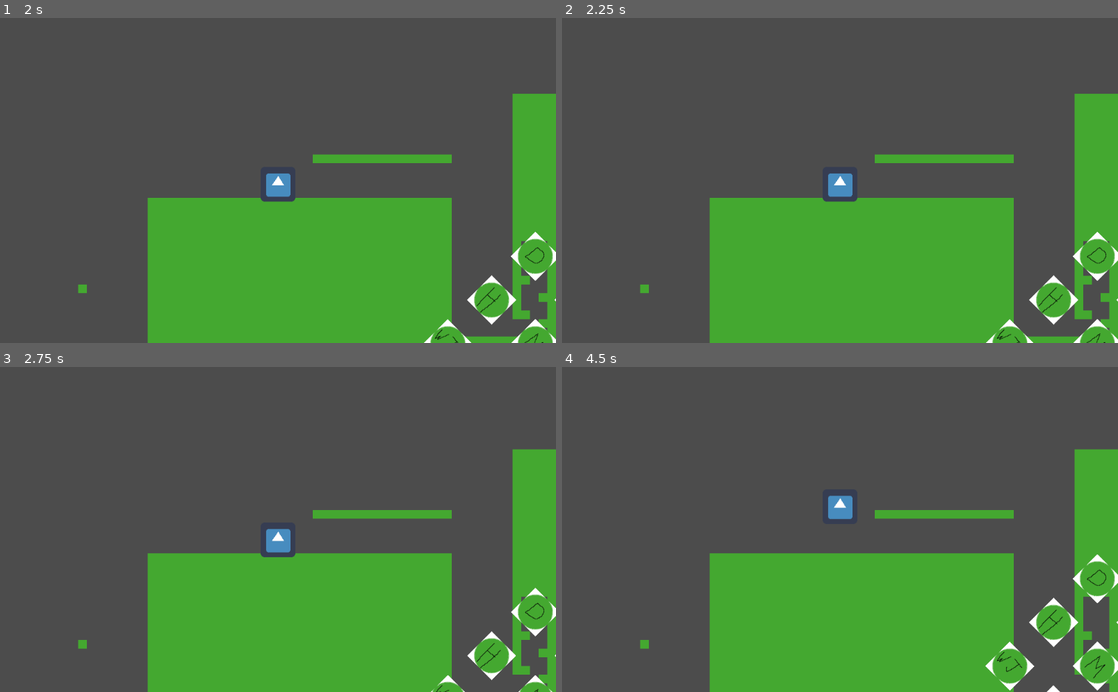
Above: before the commit, frames 1-4 (two rows, left to right).
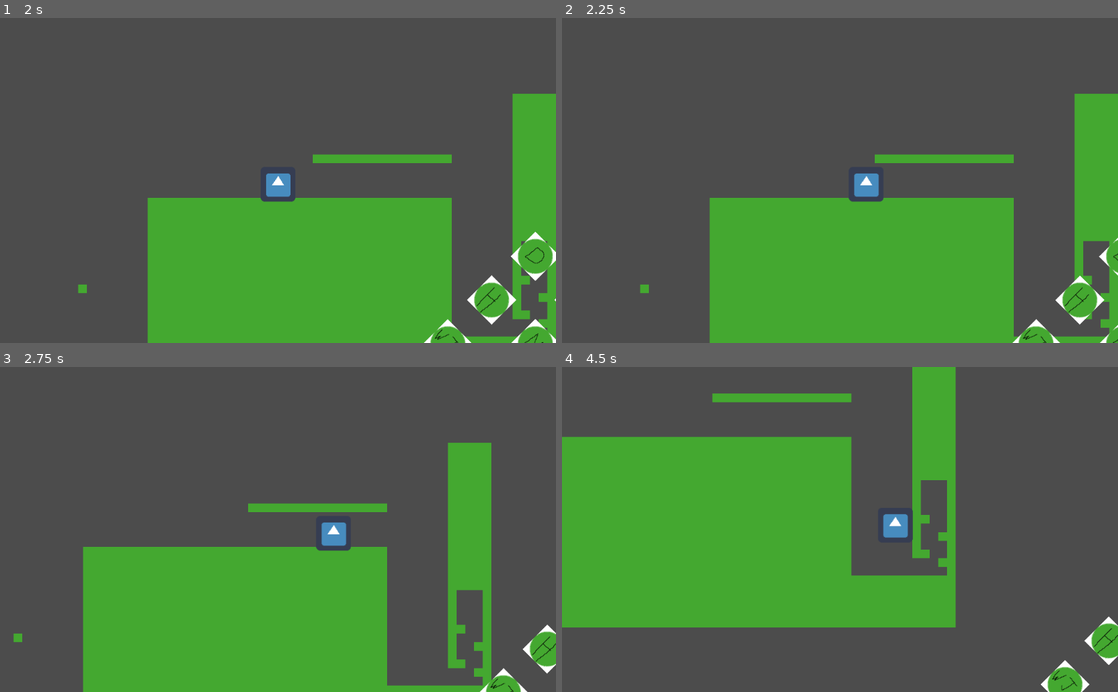
Above: after the commit, the same moments.

Repository: F-P-S-B/ggj-2023-roots
Game: Godot game, scene res://Levels/Dev/DevLevel.tscn
Same seed, same stepped clock (60 frames per second), same inputs: the game is played once before the commit and once after it. The engine's default icon, where the game draws it, is replaced by a stand-in: a white triangle on a blue panel in a dark square.
Inputs (mouse positions are in pixels of both pictures, inside the frame that each line leads up to):
- Up to frame 1 (2 s): click (533, 255) at 0.5 s; click (489, 300) at 1.25 s
- Up to frame 2 (2.25 s): tap Enter at 2 s; hold Right (move_right) from 2.03 s (still down)
- Up to frame 3 (2.75 s): keep holding Right (move_right); tap Space (jump) at 2.27 s
- Up to frame 4 (4.5 s): tap Space (jump) at 3.02, 4.25 s; release Right (move_right) at 3.53 s; hold Left (move_left) 3.53-4.28 s; hold Right (move_right) from 4.28 s (still down)

Frame 1 is identical in both runs. In frame 2, 3.0% of the frame differs, in the area x 46-100%, y 47-100%; in frame 3, 23%; in frame 4, 51%, in the area x 0-100%, y 0-100%.

Commit message:
Refactor move

Diff:
--- a/player/Player.gd
+++ b/player/Player.gd
@@ -31,29 +31,47 @@
 	Skills.RAISE_PLATFORM : false,
 	Skills.LANTERN : false,
 }
+func calculate_skill_count():
+	var count = 0
+	for skill in enabled_skills:
+		count += int(enabled_skills[skill])
+	return count
 
-
-
+func _ready():
+	skill_count = calculate_skill_count()
+	print(skill_count)
 var velocity := Vector2.ZERO
 var direction := 1
 var air_jumps := 0
+
 
 func fall():
 	velocity.y = (1-vert_friction)*velocity.y
 	velocity.y += gravity
 
 func move():
-	if enabled_skills[Skills.MOVE] or (not is_on_floor()):
-		if ((not Input.is_action_pressed("move_left")) and (not Input.is_action_pressed("move_right"))) or ((Input.is_action_pressed("move_left")) and (Input.is_action_pressed("move_right"))):
-			velocity.x = lerp(velocity.x, 0, horiz_friction)
-		elif Input.is_action_pressed("move_right"):
-			direction = 1
-			velocity.x = lerp(velocity.x, max_speed * direction, horiz_friction)
-		elif Input.is_action_pressed("move_left"):
-			direction = -1
-			velocity.x = lerp(velocity.x, max_speed * direction, horiz_friction)
-	else:
+	if not (enabled_skills[Skills.MOVE]) and is_on_floor():
+		print(1)
 		velocity.x = lerp(velocity.x, 0, horiz_friction)
+		return
+
+	if (Input.is_action_pressed("move_left")) and (Input.is_action_pressed("move_right")):
+		print(2)
+		velocity.x = lerp(velocity.x, 0, horiz_friction)
+		return
+	if Input.is_action_pressed("move_right"):
+		print(3)
+		direction = 1
+		velocity.x = lerp(velocity.x, max_speed * direction, horiz_friction)
+		return
+	if Input.is_action_pressed("move_left"):
+		print(4)
+		direction = -1
+		velocity.x = lerp(velocity.x, max_speed * direction, horiz_friction)
+		return
+	print(5)
+	velocity.x = lerp(velocity.x, 0, horiz_friction)
+
 
 func jump():
 	if Input.is_action_pressed("jump"):
@@ -84,6 +102,7 @@
 		#velocity.y = 0
 	else:
 		fall()
+	move()
 	if enabled_skills[Skills.JUMP1] or enabled_skills[Skills.JUMP2]:
 		if enabled_skills[Skills.JUMP1] and enabled_skills[Skills.JUMP2]:
 			if (is_on_floor()):
--- a/player/Player.tscn
+++ b/player/Player.tscn
@@ -26,6 +26,12 @@
 
 [node name="Skilltree" parent="." instance=ExtResource( 3 )]
 
+[node name="Camera2D" type="Camera2D" parent="."]
+current = true
+drag_margin_h_enabled = true
+drag_margin_v_enabled = true
+editor_draw_drag_margin = true
+
 [connection signal="pressed" from="Skilltree/CenterContainer/GridContainer/DashButton" to="." method="_on_DashButton_pressed"]
 [connection signal="pressed" from="Skilltree/CenterContainer/GridContainer/Jump1Button" to="." method="_on_Jump1Button_pressed"]
 [connection signal="pressed" from="Skilltree/CenterContainer/GridContainer/Jump2Button" to="." method="_on_Jump2Button_pressed"]
@@ -37,9 +43,3 @@
 [connection signal="pressed" from="Skilltree/CenterContainer/GridContainer/PlatformButton" to="." method="_on_PlatformButton_pressed"]
 
 [editable path="Skilltree"]
-
-[node name="Camera2D" type="Camera2D" parent="."]
-current = true
-drag_margin_h_enabled = true
-drag_margin_v_enabled = true
-editor_draw_drag_margin = true
